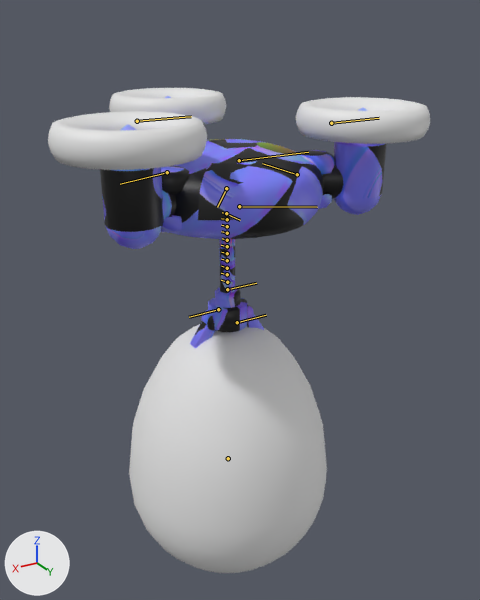
An edit to the FBX model Assets/Prefabs/Items/Interactables/ItemDependencies_Interactables/Drone/drone.fbx, drawn before and after from the same camera.
One viewpoint serves both versions: a camera (50 mm lens) standing at (0.0352, 0.0616, 0.0187) and looking at (-0.0032, -0.0024, -0.0133). Arrows for +X, +Y and +Z are at lower left; the lights stay in place. The bones that bend it are drawn over the model as lines.

The first picture shows 'Cylinder', '_screen', 'egg'.
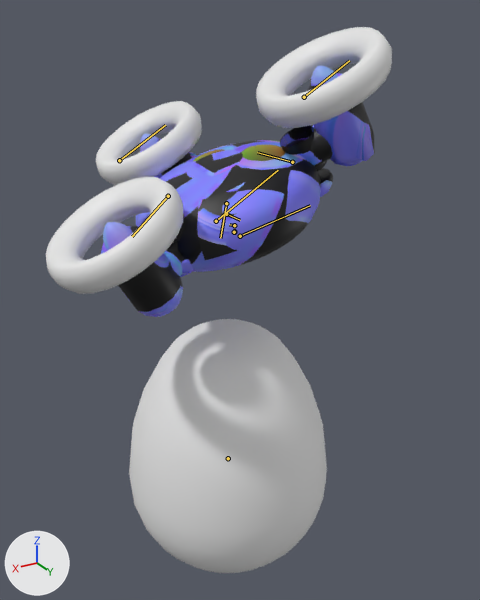
The newer file adds an action. The first version stands in its rest pose; the second is drawn at frame 41 of the action 'anim_drone_propel'.

The change, as a diff of the scene's bpy script:
```diff
--- a/Assets/Prefabs/Items/Interactables/ItemDependencies_Interactables/Drone/drone.fbx.py
+++ b/Assets/Prefabs/Items/Interactables/ItemDependencies_Interactables/Drone/drone.fbx.py
@@ bone_root @@
 bone_root = bpy.data.objects['Armature'].pose.bones['root']  # child of 'Armature'
-bone_root.location = (0.0, 0.0, 0.0)
-bone_root.rotation_quaternion = (1.0, 0.0, 0.0, 0.0)  # degrees (0, 0, 0)
+bone_root.location = (-0.166, 0.0, 0.0)
+bone_root.rotation_quaternion = (0.985, 0.0, 0.14, 0.104)  # degrees (2, 16, 12)
@@ bone_root_001 @@
 bone_root_001 = bpy.data.objects['Armature'].pose.bones['root_001']  # child of 'root'
-bone_root_001.rotation_quaternion = (1.0, 0.0, 0.0, 0.0)  # degrees (0, 0, 0)
+bone_root_001.rotation_quaternion = (0.996, -0.084, 0.03, 0.0)  # degrees (-10, 3, 0)
@@ bone_root_002 @@
 bone_root_002 = bpy.data.objects['Armature'].pose.bones['root_002']  # child of 'root'
-bone_root_002.rotation_quaternion = (1.0, 0.0, 0.0, 0.0)  # degrees (0, 0, 0)
+bone_root_002.rotation_quaternion = (0.996, -0.001, -0.089, 0.0)  # degrees (0, -10, 0)
@@ bone_root_003 @@
 bone_root_003 = bpy.data.objects['Armature'].pose.bones['root_003']  # child of 'root'
-bone_root_003.rotation_quaternion = (1.0, 0.0, 0.0, 0.0)  # degrees (0, 0, 0)
+bone_root_003.rotation_quaternion = (0.996, 0.075, 0.047, 0.0)  # degrees (9, 5, 0)
@@ bone_bone @@
 bone_bone = bpy.data.objects['Armature'].pose.bones['Bone']  # child of 'root'
-bone_bone.rotation_quaternion = (1.0, 0.0, 0.0, 0.0)  # degrees (0, 0, 0)
+bone_bone.rotation_quaternion = (0.985, 0.0, 0.163, 0.06)  # degrees (1, 19, 7)
@@ bone_bone_002 @@
 bone_bone_002 = bpy.data.objects['Armature'].pose.bones['Bone_002']  # child of 'Bone'
-bone_bone_002.rotation_quaternion = (1.0, 0.0, 0.0, 0.0)  # degrees (0, 0, 0)
-bone_bone_002.scale = (1.0, 1.0, 1.0)
+bone_bone_002.rotation_quaternion = (0.999, 0.0, 0.042, 0.015)  # degrees (0, 5, 2)
+bone_bone_002.scale = (0.01, 0.01, 0.01)
```

What differs and where, as boxes [x1, y1, x2, y2] in the pictures (480 x 600 px):
'Cylinder', posed (9% narrower, 11% taller)
    before: [48, 88, 430, 348]
    after: [46, 27, 392, 317]
'_screen', posed
    before: [198, 161, 257, 220]
    after: [197, 182, 245, 260]
bone 'root', root to tip
    before: (226, 188) to (217, 207)
    after: (226, 203) to (220, 238)
bone 'root_001', root to tip
    before: (167, 172) to (120, 184)
    after: (168, 196) to (132, 236)
bone 'root_002', root to tip
    before: (297, 174) to (262, 163)
    after: (292, 162) to (257, 152)
bone 'root_003', root to tip
    before: (239, 206) to (317, 207)
    after: (240, 236) to (310, 205)
bone 'Bone', root to tip
    before: (226, 213) to (222, 212)
    after: (234, 225) to (229, 224)
bone 'Bone_002', root to tip
    before: (227, 219) to (221, 218)
    after: (234, 231) to (234, 231)
